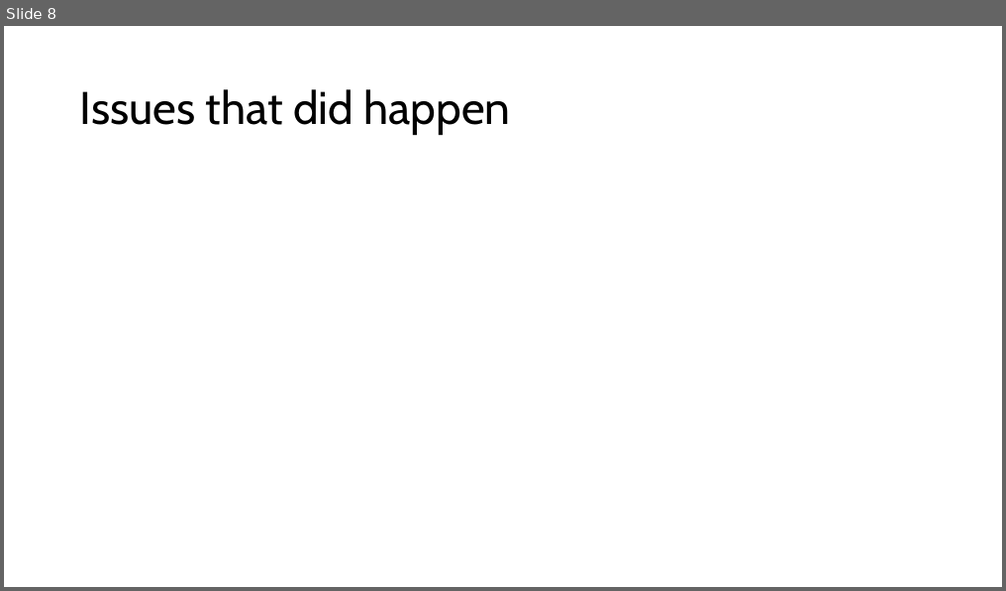
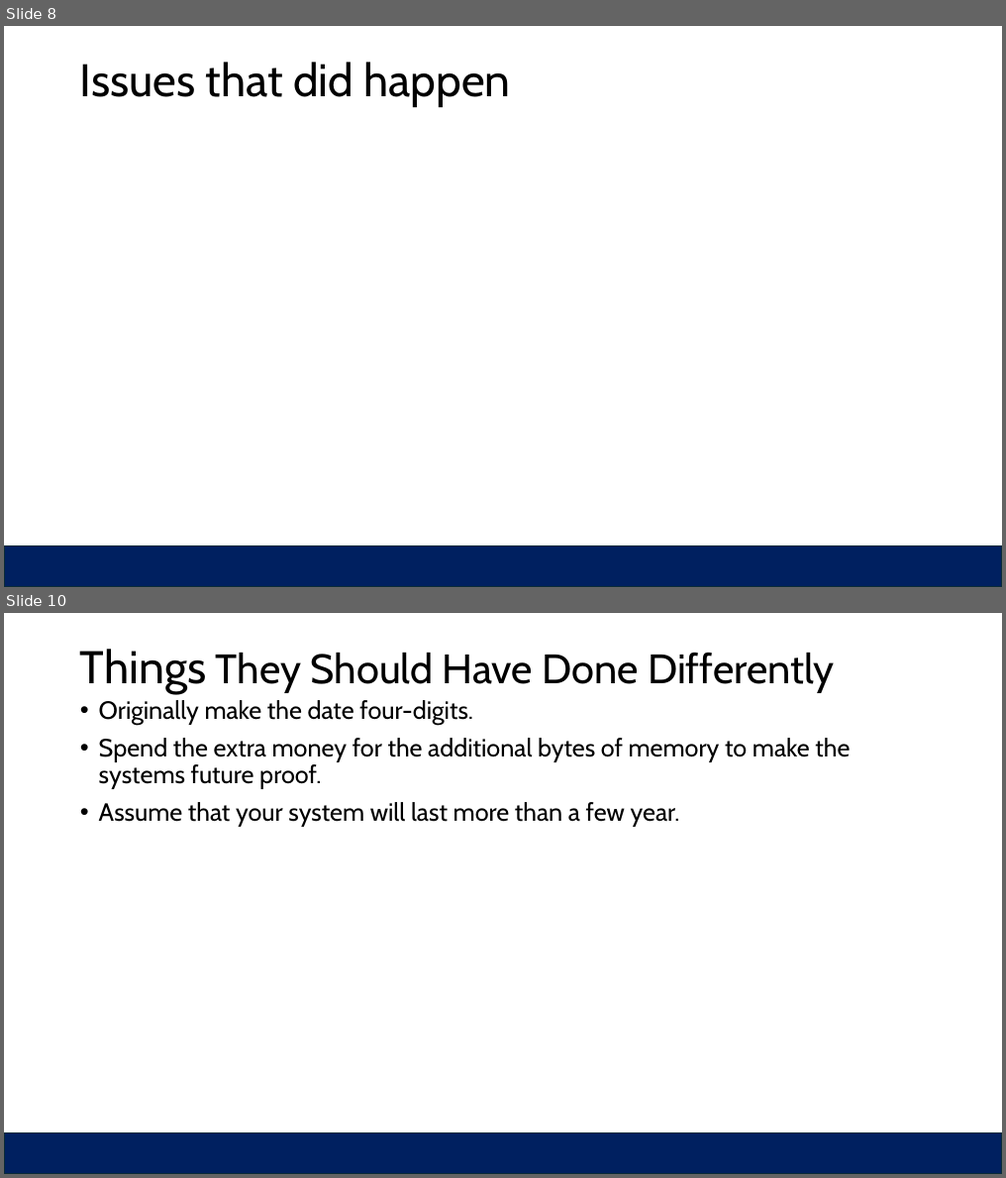
Before and after one commit to sheffy1926/Embedded_Lab_Reports, a slide deck: Y2K.pptx. Shown one above the other, each under a label of ours: slide 8 before the commit, slides 8 and 10 after it; the slides between them are not shown. The pictures are 1006x591 and 1006x1178 pixels, drawn with LibreOffice and Linux fonts; fonts in the diff are those of the drawing. Boxes give left, top, right and bottom in pixels: in the first picture for what was removed or moved away, otherwise in the second. Text is boxed around its words. In the diff, an @@ line names an element or a change of style, - is before the commit and + after.

```diff
--- a/Y2K.pptx
+++ b/Y2K.pptx
@@ slide 10 added at (4, 613, 1002, 1174), background #FFFFFF; not listed: 1 template element that a slide beside it also shows @@
@@ title added at (80, 649, 835, 693), 39.6 pt, text #000000 @@
+Things They Should Have Done Differently
@@ text added at (99, 700, 849, 827), 24 pt, text #000000 @@
+• Originally make the date four-digits.
+• Spend the extra money for the additional bytes of memory to make the systems future proof.
+• Assume that your system will last more than a few year.
@@ slide 8 changed as well @@
@@ title "Issues that did happen": place and size @@
-title "Issues that did happen" at (80, 89, 511, 135)
+title "Issues that did happen" at (80, 62, 511, 106)
@@ rectangle added at (4, 547, 1002, 587), fill #002060, outline #092A39 1.5 pt @@
```
Also in this commit, not shown: 4 other slides changed, 6 other slides added, 5 slides removed, 8 other files.
